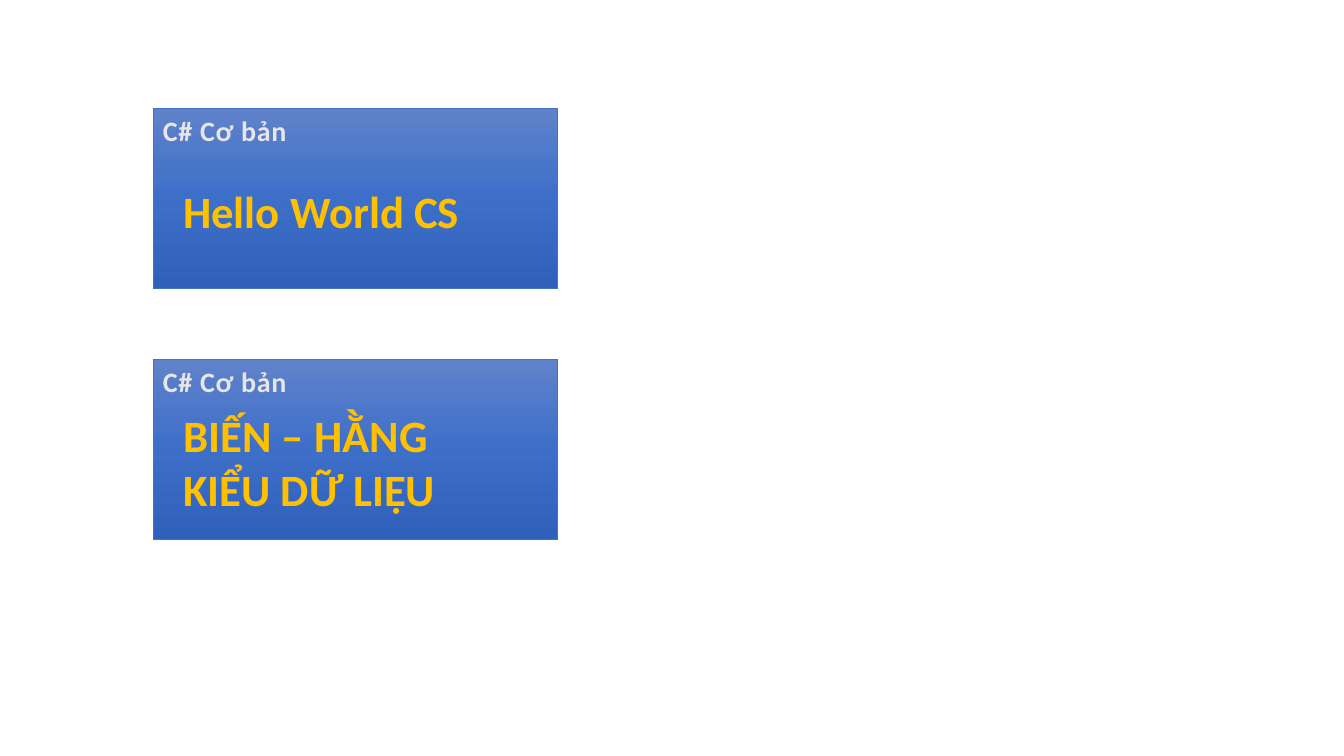
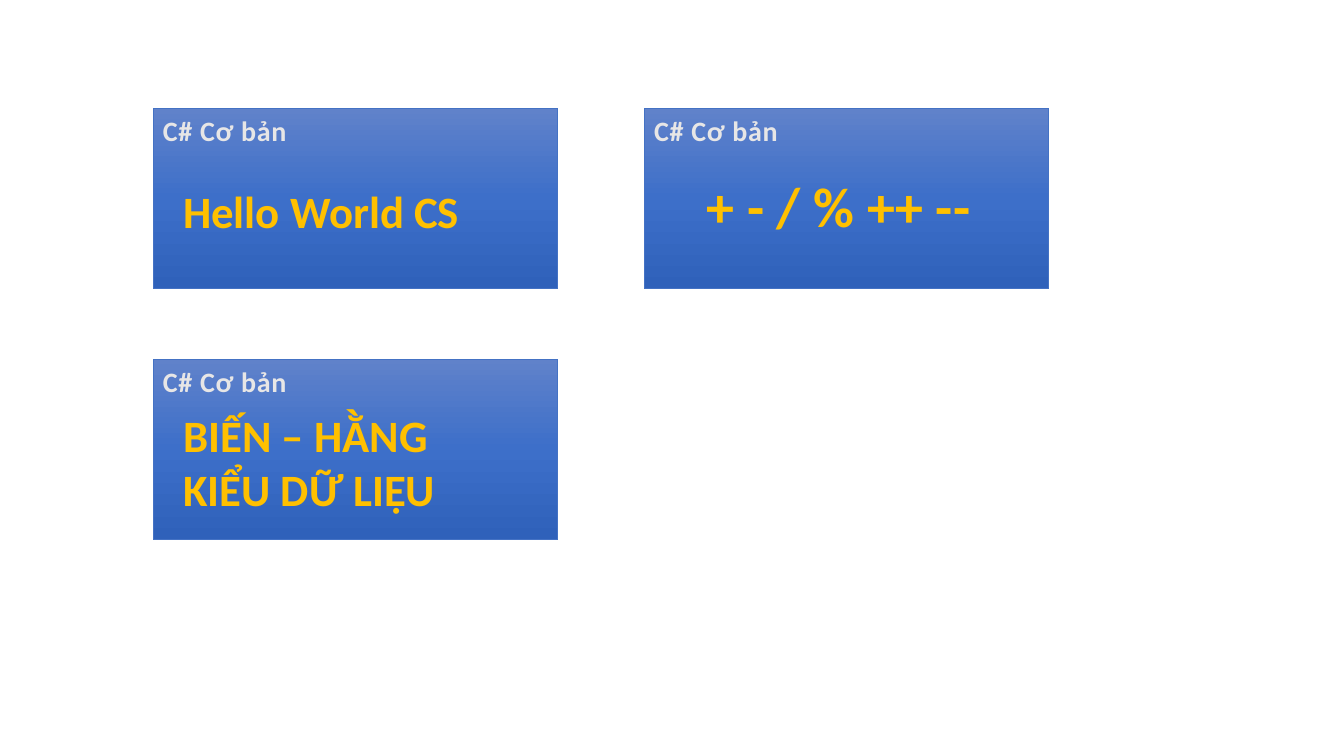
Before and after one commit to cohuynhh/learn-cs-netcore, a slide deck: slide 1 of csnc.pptx. Drawn at 1344x756 pixels with LibreOffice and Linux fonts; fonts in the diff are those of the drawing. Boxes give left, top, right and bottom in pixels: in the first picture for what was removed or moved away, otherwise in the second. Text is boxed around its words. In the diff, an @@ line names an element or a change of style, - is before the commit and + after.

```diff
--- a/csnc.pptx
+++ b/csnc.pptx
@@ rectangle added at <box>644,109,1049,289</box>, fill gradient #6183CB to #3E70CA to #3062BB, outline #4472C4 0.5 pt @@
@@ text added at <box>654,121,777,141</box>, 20 pt, text #E7E6E6, bold @@
+C# Cơ bản
@@ text added at <box>697,166,996,244</box>, 40 pt, text #FFC000, bold @@
++ - / % ++ --
```
Also in this commit, not shown: 3 other files.
